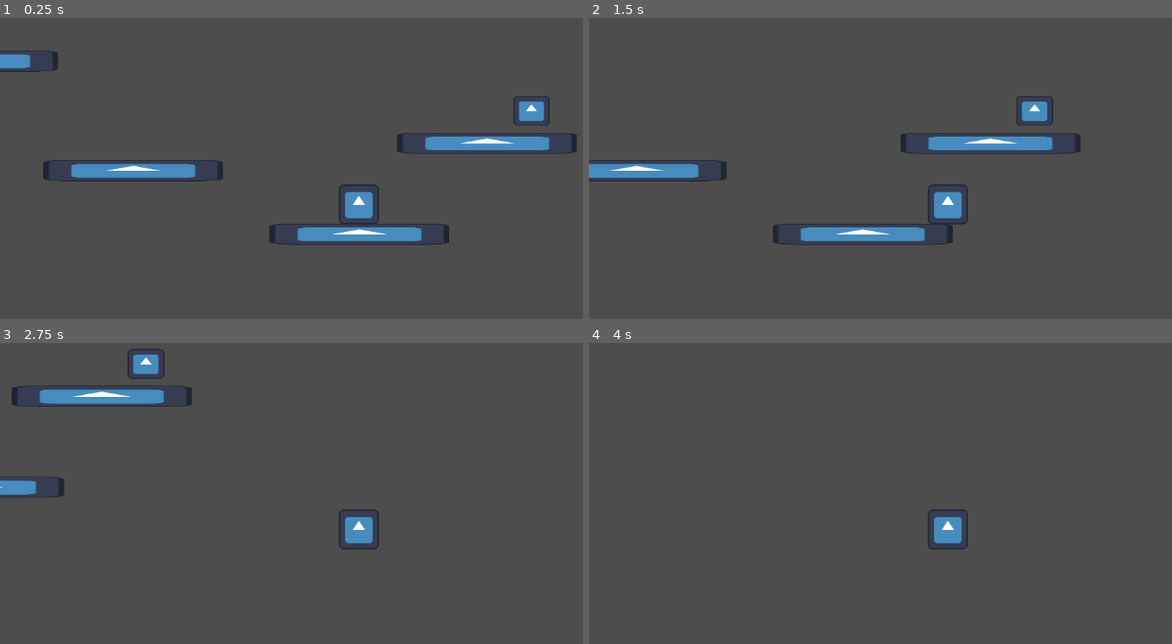
Above: before the commit, frames 1-4 (two rows, left to right).
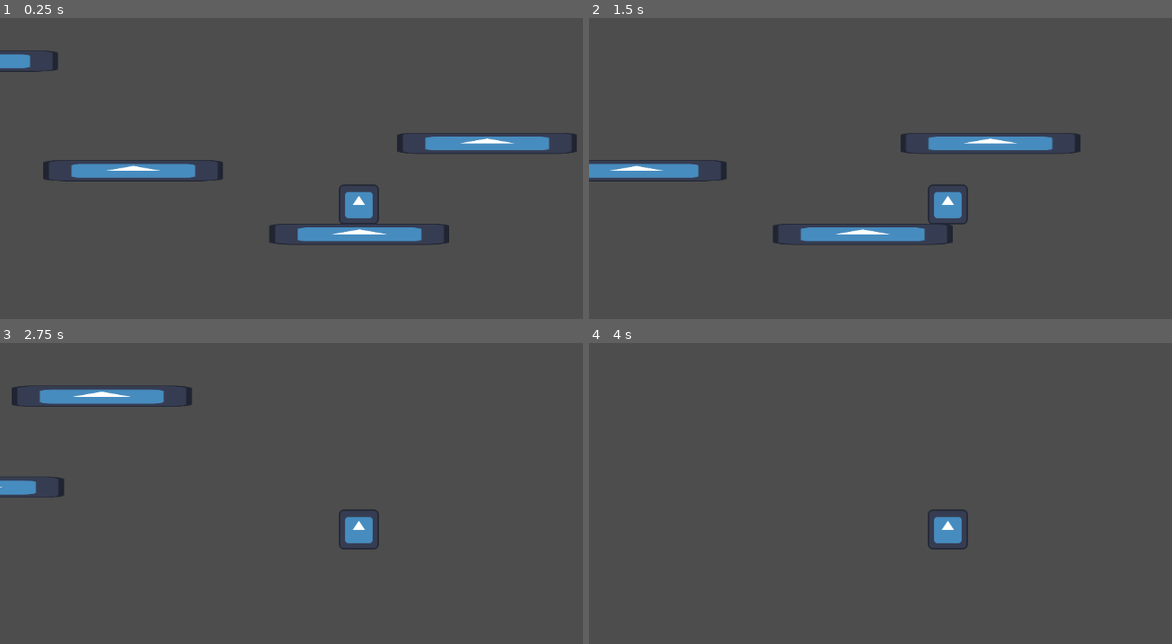
Above: after the commit, the same moments.

Repository: AdamBaroch/colourfull
Game: Godot game, scene res://scenes/game.tscn
The game is run twice, just before and just after one commit, with the same random seed, the same clock (stepped at 60 frames per second) and the same inputs. The engine's default icon, where the game draws it, is replaced by a stand-in: a white triangle on a blue panel in a dark square.
Inputs (mouse positions are in pixels of both pictures, inside the frame that each line leads up to):
- Up to frame 1 (0.25 s): no input
- Up to frame 2 (1.5 s): tap Enter (ui_accept) at 0.5, 0.77 s; move the mouse to (1107, 183) at 0.52 s; hold Right (ui_right) from 0.53 s (still down); click (1107, 183) at 0.6 s; move the mouse to (804, 225) at 1.27 s; click (804, 225) at 1.35 s
- Up to frame 3 (2.75 s): tap Enter (ui_accept) at 1.52 s; move the mouse to (431, 439) at 2.02 s; release Right (ui_right) at 2.03 s; hold Left (ui_left) from 2.03 s (still down); click (431, 439) at 2.1 s
- Up to frame 4 (4 s): move the mouse to (909, 610) at 2.77 s; release Left (ui_left) at 2.78 s; hold Right (ui_right) from 2.78 s (still down); click (909, 610) at 2.85 s; tap Enter (ui_accept) at 3.02, 3.77 s; move the mouse to (1160, 589) at 3.52 s; click (1160, 589) at 3.6 s

The runs differ from the first frame. In frame 1, 0.4% of the frame differs, in the area x 88-95%, y 25-36%; in frame 2, 0.4%; in frame 3, 0.4%, in the area x 21-29%, y 2-12%; in frame 4, nothing differs.

Commit message:
Přidání state machiny

Diff:
--- /dev/null
+++ b/States/EnemyFollow.gd
@@ -0,0 +1,17 @@
+extends State
+class_name EnemyFollow
+
+@export var enemy: CharacterBody2D
+@export var move_speed := 50.0
+var player: CharacterBody2D
+
+func Enter():
+	player = get_tree().get_first_node_in_group("Player")
+
+func Physics_Update(delta:float):
+	var direction_x = player.global_position.x - enemy.global_position.x
+	var direction_y = player.global_position.y - enemy.global_position.y
+	enemy.velocity.x = (player.global_position.x - enemy.global_position.x) * move_speed * delta
+
+	if direction_x > 300 or direction_x < -300:
+		Transitioned.emit(self,"idle")
--- /dev/null
+++ b/States/EnemyIdle.gd
@@ -0,0 +1,35 @@
+extends State
+class_name EnemyIdle
+
+@export var enemy: CharacterBody2D
+@export var move_speed := 10.0
+
+var player: CharacterBody2D
+var move_direction: int
+var wander_time: float
+
+func randomize_wander():
+	move_direction = randi_range(0,1)
+	if move_direction == 0:
+		move_direction = -1
+	wander_time = randf_range(1,3)
+	print(move_direction)
+	print(wander_time)
+
+func Enter():
+	player = get_tree().get_first_node_in_group("Player")
+	randomize_wander()
+
+func Update(delta: float):
+	if wander_time > 0:
+		wander_time -= delta
+	else:
+		randomize_wander()
+
+func Physics_Update(delta: float):
+	if enemy:
+		enemy.velocity.x = move_direction * move_speed
+	var direction_x = player.global_position.x - enemy.global_position.x
+	var direction_y = player.global_position.y - enemy.global_position.y
+	if direction_x < 300 and direction_x > -300 and direction_y < 20:
+		Transitioned.emit(self,"Follow")
--- /dev/null
+++ b/States/State.gd
@@ -0,0 +1,16 @@
+extends Node
+class_name State
+
+signal Transitioned
+
+func Enter():
+	pass
+
+func Exit():
+	pass
+
+func Update(_delta: float):
+	pass
+
+func Physics_Update(_delta: float):
+	pass
--- a/project.godot
+++ b/project.godot
@@ -22,11 +22,16 @@
 [file_customization]
 
 folder_colors={
+"res://States/": "teal",
 "res://assets/": "red",
 "res://components/": "orange",
 "res://scenes/": "yellow",
 "res://scripts/": "green"
 }
+
+[global_group]
+
+Player=""
 
 [input]
 
@@ -35,3 +40,8 @@
 "events": [Object(InputEventKey,"resource_local_to_scene":false,"resource_name":"","device":0,"window_id":0,"alt_presse …(189 unchanged characters)…
 ]
 }
+attack={
+"deadzone": 0.5,
+"events": [Object(InputEventMouseButton,"resource_local_to_scene":false,"resource_name":"","device":-1,"window_id":0,"alt_pressed":false,"shift_pressed":false,"ctrl_pressed":false,"meta_pressed":false,"button_mask":0,"position":Vector2(0, 0),"global_position":Vector2(0, 0),"factor":1.0,"button_index":1,"canceled":false,"pressed":false,"double_click":false,"script":null)
+]
+}
--- a/scenes/enemy.tscn
+++ b/scenes/enemy.tscn
@@ -1,13 +1,21 @@
-[gd_scene load_steps=5 format=3 uid="uid://cbl8oq8026g05"]
+[gd_scene load_steps=9 format=3 uid="uid://cbl8oq8026g05"]
 
 [ext_resource type="Script" path="res://components/health_component.gd" id="1_dms76"]
 [ext_resource type="Script" path="res://scripts/enemy_basic.gd" id="1_r0t7y"]
 [ext_resource type="Script" path="res://components/hurt_box.gd" id="2_ut8dj"]
+[ext_resource type="Script" path="res://scripts/state_machine.gd" id="4_kqa43"]
+[ext_resource type="Script" path="res://States/EnemyIdle.gd" id="5_y8b02"]
+[ext_resource type="Script" path="res://States/EnemyFollow.gd" id="6_ux7v4"]
+
+[sub_resource type="RectangleShape2D" id="RectangleShape2D_6t7p7"]
 
 [sub_resource type="CircleShape2D" id="CircleShape2D_elhgy"]
 
 [node name="enemy_basic" type="CharacterBody2D"]
 script = ExtResource("1_r0t7y")
+
+[node name="CollisionShape2D" type="CollisionShape2D" parent="."]
+shape = SubResource("RectangleShape2D_6t7p7")
 
 [node name="HealthComponent" type="Node" parent="."]
 script = ExtResource("1_dms76")
@@ -20,4 +28,17 @@
 [node name="CollisionShape2D" type="CollisionShape2D" parent="Hurtbox"]
 shape = SubResource("CircleShape2D_elhgy")
 
+[node name="State_Machine" type="Node" parent="." node_paths=PackedStringArray("initial_state")]
+script = ExtResource("4_kqa43")
+initial_state = NodePath("Idle")
+
+[node name="Idle" type="Node" parent="State_Machine" node_paths=PackedStringArray("enemy")]
+script = ExtResource("5_y8b02")
+enemy = NodePath("../..")
+
+[node name="Follow" type="Node" parent="State_Machine" node_paths=PackedStringArray("enemy")]
+script = ExtResource("6_ux7v4")
+enemy = NodePath("../..")
+
+[connection signal="target_is_dead" from="HealthComponent" to="." method="_on_health_component_target_is_dead"]
 [connection signal="received_damage" from="Hurtbox" to="HealthComponent" method="_on_hurtbox_received_damage"]
--- a/scenes/enemy_kill.tscn
+++ /dev/null
@@ -1,6 +0,0 @@
-[gd_scene load_steps=2 format=3 uid="uid://d0s6h5anx4iys"]
-
-[ext_resource type="Script" path="res://scripts/enemy_kill.gd" id="1_ij5sl"]
-
-[node name="enemy_kill" type="Area2D" groups=["enemy_kill"]]
-script = ExtResource("1_ij5sl")
--- a/scenes/game.tscn
+++ b/scenes/game.tscn
@@ -1,12 +1,8 @@
-[gd_scene load_steps=8 format=3 uid="uid://dsyna54mv2j0c"]
+[gd_scene load_steps=6 format=3 uid="uid://dsyna54mv2j0c"]
 
 [ext_resource type="Texture2D" uid="uid://c7cfi5w4qxb4y" path="res://icon.svg" id="1_ajjth"]
 [ext_resource type="PackedScene" uid="uid://85nw85gnkvb0" path="res://scenes/player.tscn" id="1_nyxcr"]
-[ext_resource type="PackedScene" uid="uid://d0s6h5anx4iys" path="res://scenes/enemy_kill.tscn" id="3_a35wl"]
 [ext_resource type="PackedScene" uid="uid://cbl8oq8026g05" path="res://scenes/enemy.tscn" id="4_1fn6j"]
-
-[sub_resource type="CircleShape2D" id="CircleShape2D_up028"]
-radius = 57.4609
 
 [sub_resource type="RectangleShape2D" id="RectangleShape2D_4qo3l"]
 size = Vector2(289, 33)
@@ -15,16 +11,6 @@
 size = Vector2(126.304, 120)
 
 [node name="Game" type="Node2D"]
-
-[node name="enemy_kill" parent="." instance=ExtResource("3_a35wl")]
-position = Vector2(1073, 232)
-scale = Vector2(0.457031, 0.371094)
-
-[node name="Sprite2D" type="Sprite2D" parent="enemy_kill"]
-texture = ExtResource("1_ajjth")
-
-[node name="CollisionShape2D" type="CollisionShape2D" parent="enemy_kill"]
-shape = SubResource("CircleShape2D_up028")
 
 [node name="StaticBody2D5" type="StaticBody2D" parent="."]
 position = Vector2(937, 284)
@@ -86,4 +72,4 @@
 position = Vector2(796, 359)
 
 [node name="enemy_basic" parent="." instance=ExtResource("4_1fn6j")]
-position = Vector2(956, 244)
+position = Vector2(975, 248)
--- a/scenes/player.tscn
+++ b/scenes/player.tscn
@@ -21,7 +21,10 @@
 [sub_resource type="RectangleShape2D" id="RectangleShape2D_yeri0"]
 size = Vector2(55, 57)
 
-[node name="Player" type="CharacterBody2D"]
+[sub_resource type="SegmentShape2D" id="SegmentShape2D_vttmp"]
+b = Vector2(53, 0)
+
+[node name="Player" type="CharacterBody2D" groups=["Player"]]
 script = ExtResource("1_ckbj6")
 
 [node name="AnimatedSprite2D" type="AnimatedSprite2D" parent="."]
@@ -37,8 +40,6 @@
 editor_draw_limits = true
 editor_draw_drag_margin = true
 
-[node name="dmg_picking_area" type="Area2D" parent="." groups=["player"]]
-
 [node name="Hitbox" type="Area2D" parent="."]
 script = ExtResource("3_lx5qb")
 damage = 10
@@ -47,4 +48,8 @@
 position = Vector2(-0.5, -0.5)
 shape = SubResource("RectangleShape2D_yeri0")
 
-[connection signal="area_entered" from="dmg_picking_area" to="." method="_on_dmg_picking_area_area_entered"]
+[node name="AttackArea" type="Area2D" parent="."]
+monitorable = false
+
+[node name="CollisionShape2D" type="CollisionShape2D" parent="AttackArea"]
+shape = SubResource("SegmentShape2D_vttmp")
--- a/scripts/enemy_basic.gd
+++ b/scripts/enemy_basic.gd
@@ -1 +1,11 @@
 extends CharacterBody2D
+
+
+var gravitation = 2000
+
+func _physics_process(delta):
+	velocity.y += gravitation*delta
+	move_and_slide()
+
+func _on_health_component_target_is_dead() -> void:
+	queue_free()
--- a/scripts/enemy_kill.gd
+++ /dev/null
@@ -1 +0,0 @@
-extends Area2D
--- a/scripts/player.gd
+++ b/scripts/player.gd
@@ -24,9 +24,13 @@
 # Variabilní výška skoku – pokud hráč uvolní tlačítko, skok se "ořízne"
 var jump_cut_multiplier = 0.4
 
+@export var attacking = false
+
 # Poduzel pro ledge detection (např. umístěný na straně postavy, směřující dolů)
 #@onready var ledge_detector = $LedgeDetector
-
+func _process(delta: float) -> void:
+	if Input.is_action_just_pressed("attack"):
+		attack()
 func _physics_process(delta):
 	process_input(delta)
 	apply_friction(delta)
@@ -116,11 +120,5 @@
 	# a move_and_slide() očekává jako argument směr "up".
 	move_and_slide()
 
-func _on_dmg_picking_area_area_entered(area: Area2D) -> void:
-	if area.is_in_group("enemy_kill"):
-		var hit_direction = global_position - area.global_position
-		on_enemy_hit(hit_direction)
-		print("hit")
-
-func on_enemy_hit(hit_direction):
+func attack():
 	pass
--- /dev/null
+++ b/scripts/state_machine.gd
@@ -0,0 +1,39 @@
+extends Node
+
+@export var initial_state: State
+var current_state :  State
+var states : Dictionary = {}
+
+func _ready() -> void:
+	for child in get_children():
+		if child is State:
+			states[child.name.to_lower()] = child
+			child.Transitioned.connect(on_child_transition)
+		print(states)
+	if initial_state:
+		initial_state.Enter()
+		current_state = initial_state
+
+func _process(delta):
+	if current_state:
+		current_state.Update(delta)
+
+func _physics_process(delta: float) -> void:
+	if current_state:
+		current_state.Physics_Update(delta)
+
+func on_child_transition(state, new_state_name):
+	print(current_state)
+	if state != current_state:
+		return
+
+	var new_state = states.get(new_state_name.to_lower())
+	if !new_state:
+		return
+
+	if current_state:
+		current_state.Exit()
+
+	new_state.Enter()
+
+	current_state = new_state
Not shown: 1 places in scenes/player.tscn that only renumber resources
